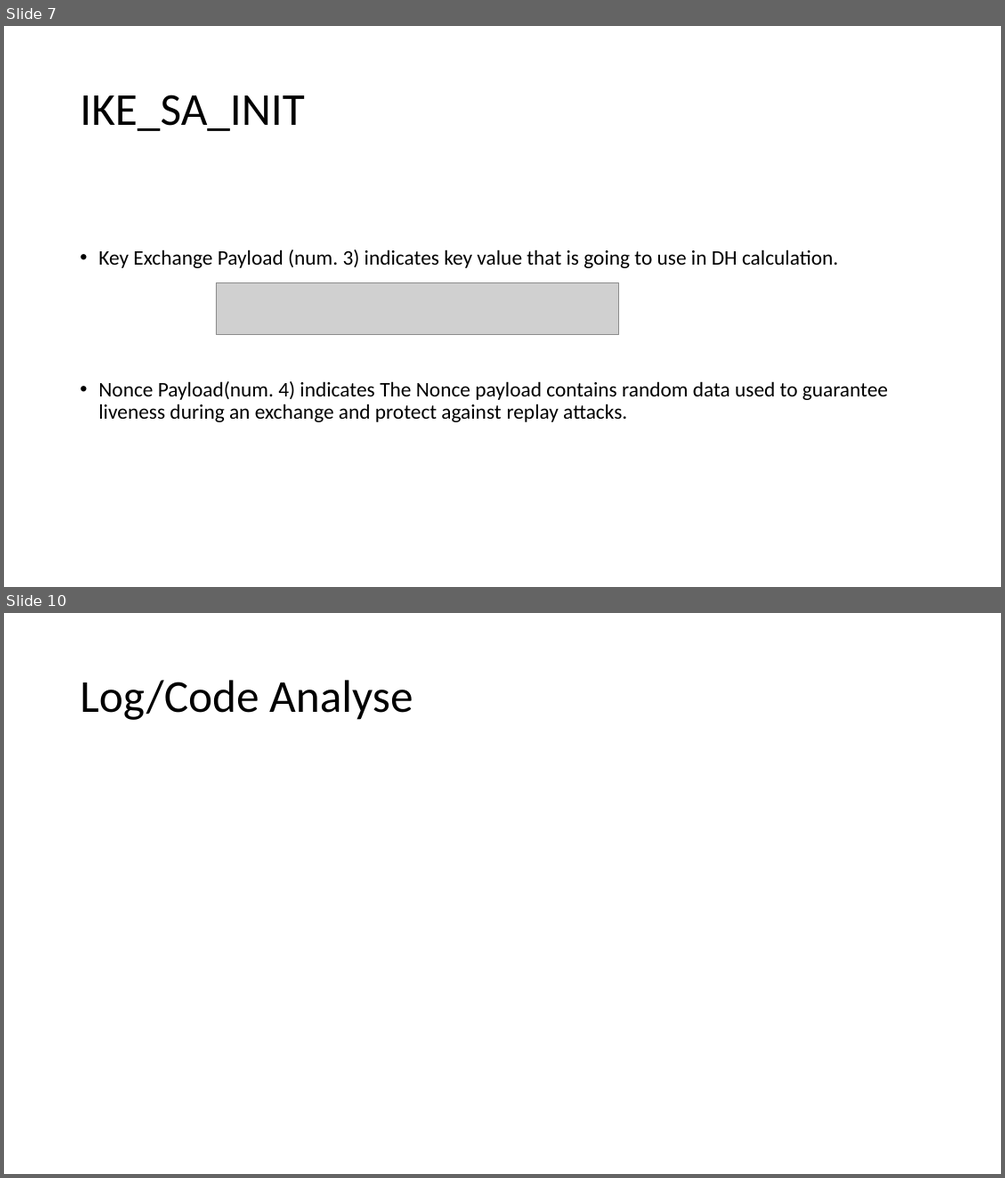
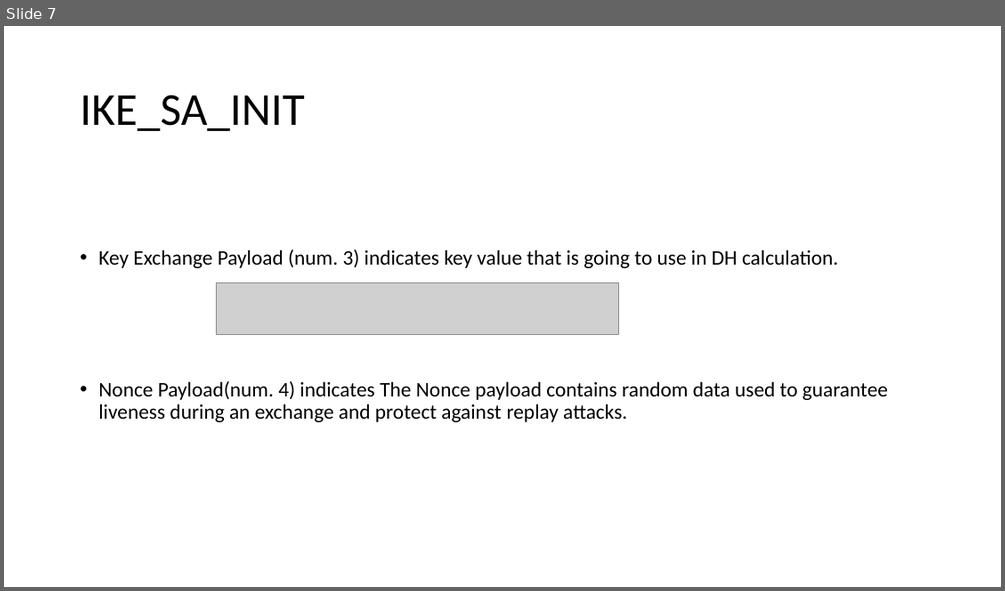
Before and after one commit to keskinadem/NetworkCryptology, a slide deck: Network/IKEV2.pptx. Shown one above the other, each under a label of ours: slides 7 and 10 before the commit, slide 7 after it; the slides between them are not shown. The pictures are 1005x1178 and 1005x591 pixels, drawn with LibreOffice and Linux fonts; fonts in the diff are those of the drawing; grey boxes stand for pictures. Boxes give left, top, right and bottom in pixels: in the first picture for what was removed or moved away, otherwise in the second. Text is boxed around its words. In the diff, an @@ line names an element or a change of style, - is before the commit and + after.

```diff
--- a/Network/IKEV2.pptx
+++ b/Network/IKEV2.pptx
@@ slide 10 removed at (4, 613, 1001, 1174), background #FFFFFF @@
@@ title removed at (80, 680, 413, 720) @@
-Log/Code Analyse
```
Also in this commit, not shown: 3 slides changed, 4 slides added, 5 other files.
